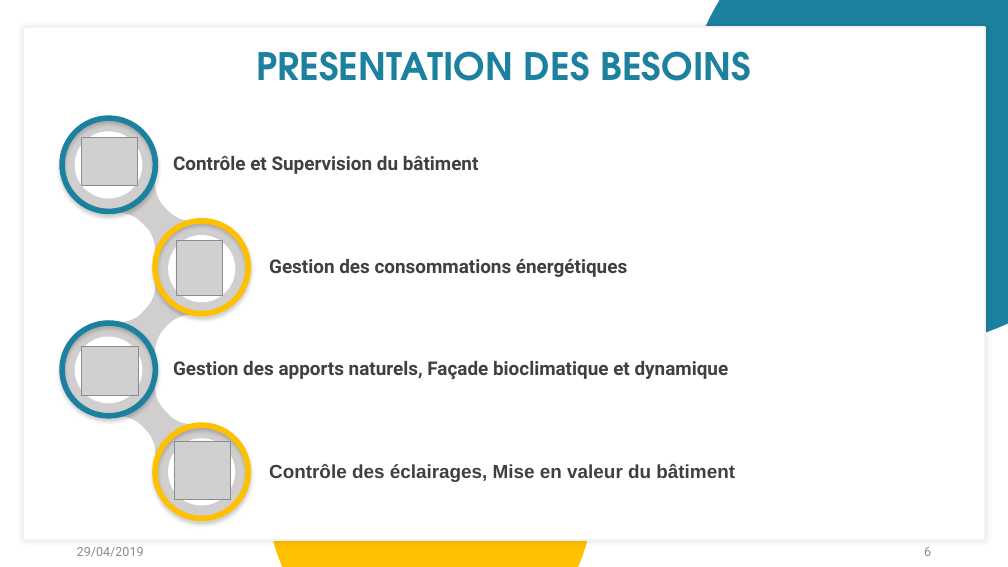
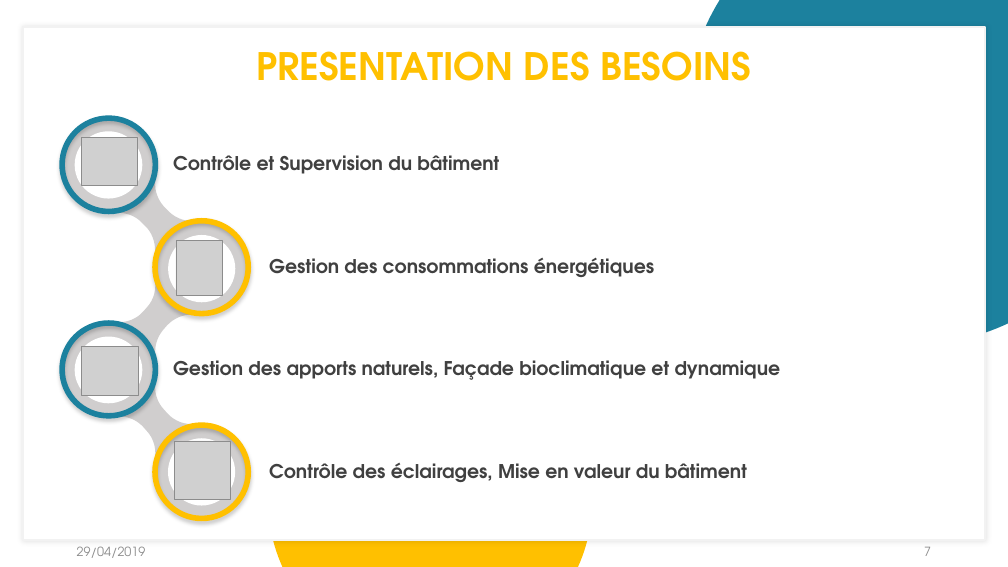
Before and after one commit to ansnoussi/conceptionGL2, a slide deck: slide 7 of Présentation Projet .pptx (slide 6 before the commit). Drawn at 1008x567 pixels with LibreOffice and Linux fonts; fonts in the diff are those of the drawing; grey boxes stand for pictures. Boxes give left, top, right and bottom in pixels: in the first picture for what was removed or moved away, otherwise in the second. Text is boxed around its words. In the diff, an @@ line names an element or a change of style, - is before the commit and + after.

```diff
--- a/Présentation Projet .pptx
+++ b/Présentation Projet .pptx
@@ text "PRESENTATION DES BESOINS" at [256, 51, 751, 81]: text colour #1C819E to #FFC000 @@
@@ font Roboto to TeX Gyre Adventor in 4 elements at [77, 546, 146, 558], [173, 155, 499, 174], [269, 258, 654, 277], [173, 360, 781, 380] @@
@@ text "Contrôle des éclairages, Mise en ..." at [269, 463, 747, 482]: font Arial to TeX Gyre Adventor @@
@@ page number at [924, 547, 931, 556]: text changed; font Roboto to TeX Gyre Adventor @@
-6
+7
```
Also in this commit, not shown: 14 other slides changed, 4 slides added, 2 slides removed.
